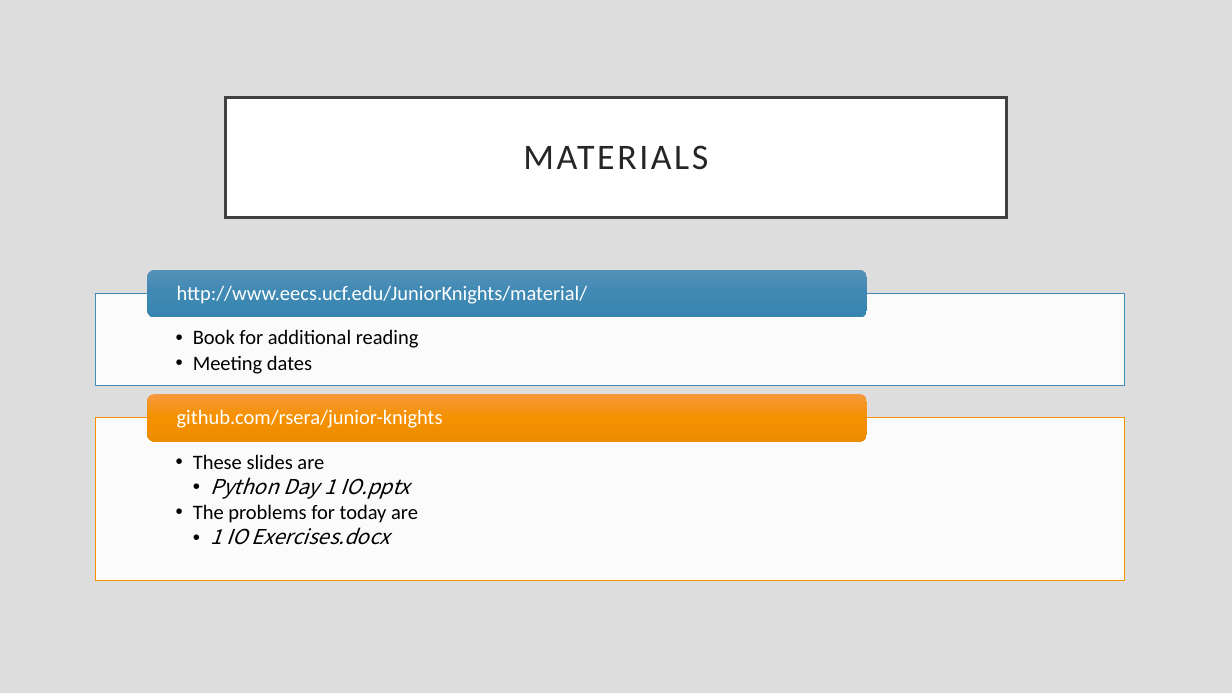
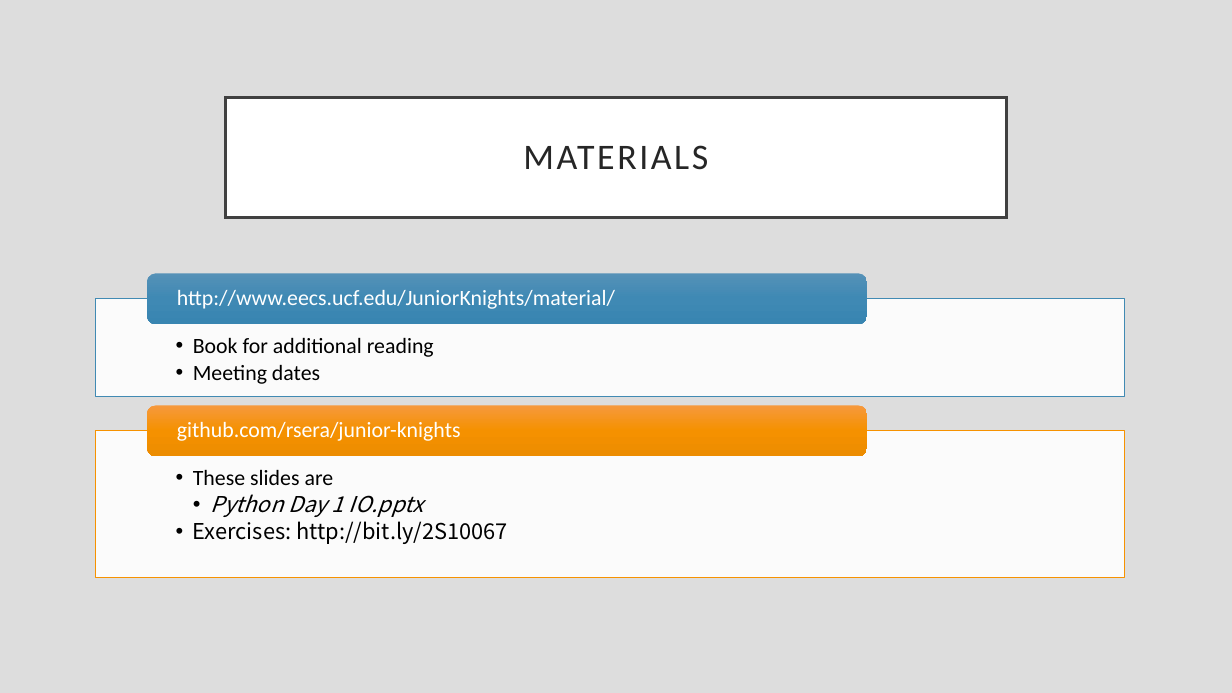
Before and after one commit to rsera/Junior-Knights, a slide deck: slide 37 of Python Lesson 1 Print Variables Data Types.pptx (slide 36 before the commit). Drawn at 1232x693 pixels with LibreOffice and Linux fonts; fonts in the diff are those of the drawing. Boxes give left, top, right and bottom in pixels: in the first picture for what was removed or moved away, otherwise in the second. Text is boxed around its words. In the diff, an @@ line names an element or a change of style, - is before the commit and + after.

```diff
--- a/Python Lesson 1 Print Variables Data Types.pptx
+++ b/Python Lesson 1 Print Variables Data Types.pptx
@@ rectangle: place and size @@
-rectangle at [96, 294, 1125, 385]
+rectangle at [96, 299, 1125, 396]
@@ rounded rectangle: place and size @@
-rounded rectangle at [147, 270, 867, 318]
+rounded rectangle at [147, 274, 867, 324]
@@ rounded rectangle: place and size @@
-rounded rectangle at [147, 394, 867, 442]
+rounded rectangle at [147, 406, 867, 457]
@@ size 16 to 17 pt in 3 elements at [177, 290, 615, 309], [193, 338, 434, 384], [177, 421, 461, 441] @@
@@ text "github.com/rsera/junior-knights": place and size @@
-text "github.com/rsera/junior-knights" at [177, 409, 443, 428]
+text "github.com/rsera/junior-knights" at [177, 421, 461, 441]
@@ rectangle: place and size @@
-rectangle at [96, 418, 1125, 580]
+rectangle at [96, 431, 1125, 577]
@@ text "These slides are": place and size @@
-text "These slides are" at [193, 454, 418, 545]
+text "These slides are" at [193, 470, 508, 544]
@@ text at [193, 470, 423, 517]: size 16 to 17 pt in "These slides are", "Python Day 1 IO.pptx" @@
@@ text at [193, 521, 508, 544]: text changed; size 16 to 17 pt; font Calibri to Noto Sans CJK SC @@
-  • The problems for today are
-    • 1 IO Exercises.docx
+  • Exercises: http://bit.ly/2S10067
```
Also in this commit, not shown: 2 other slides changed, 1 slide added.
